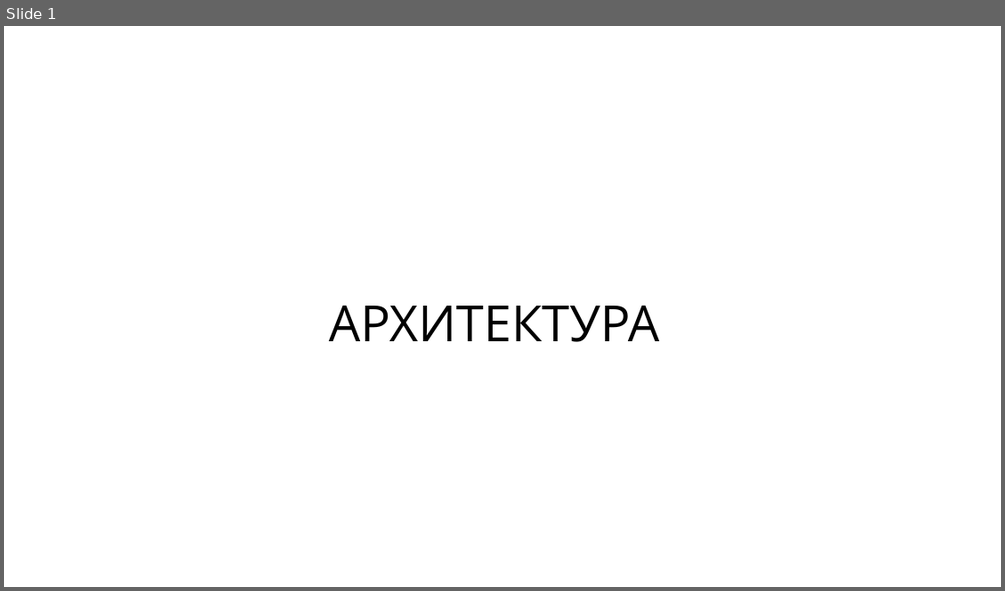
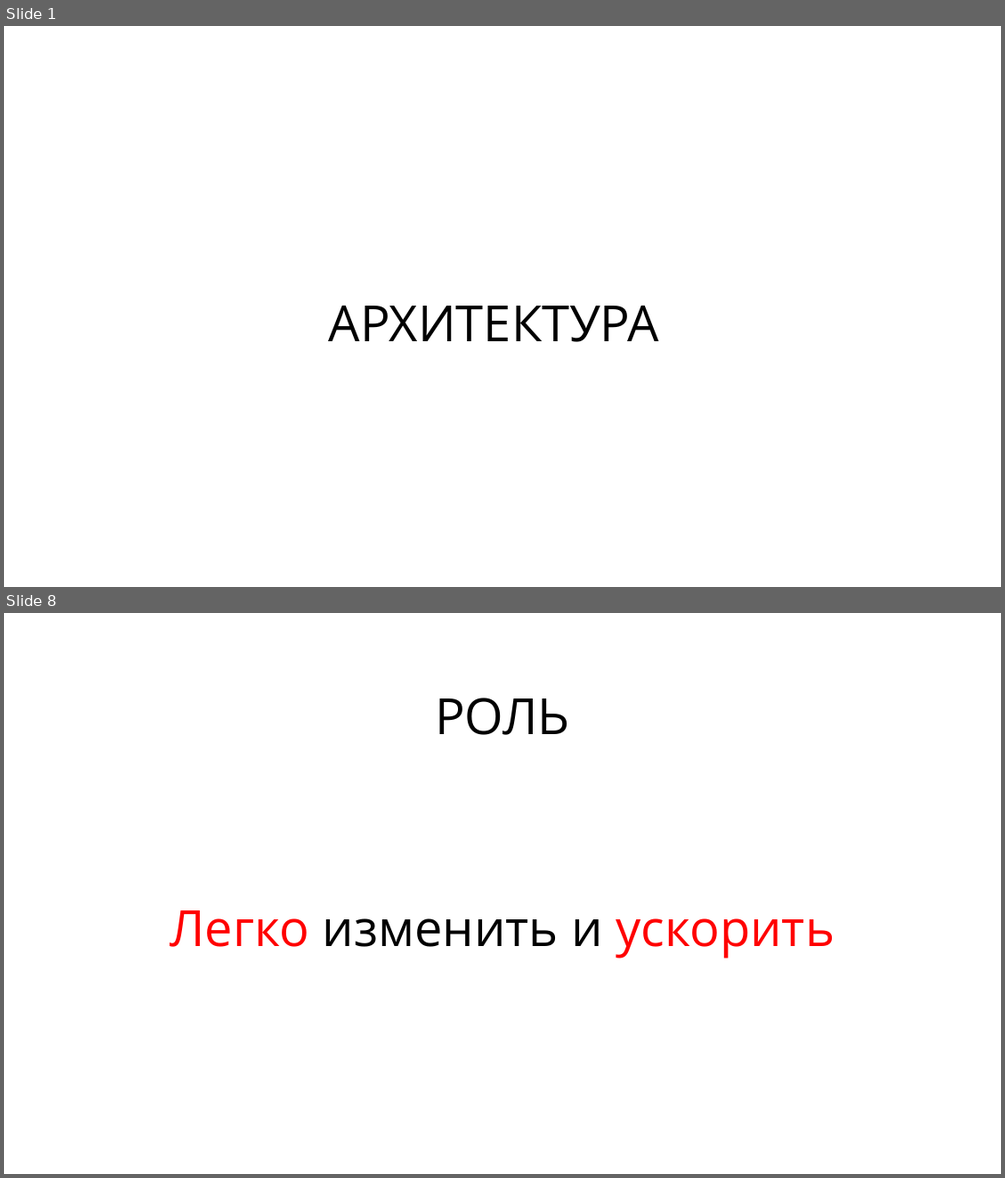
Before and after one commit to rkhaimov/brain-gym, a slide deck: Презентация.pptx. Shown one above the other, each under a label of ours: slide 1 before the commit, slides 1 and 8 after it; the slides between them are not shown. The pictures are 1005x591 and 1005x1178 pixels, drawn with LibreOffice and Linux fonts; fonts in the diff are those of the drawing. Boxes give left, top, right and bottom in pixels: in the first picture for what was removed or moved away, otherwise in the second. Text is boxed around its words. In the diff, an @@ line names an element or a change of style, - is before the commit and + after.

```diff
--- a/Презентация.pptx
+++ b/Презентация.pptx
@@ slide 8 added at (x1=4, y1=613, x2=1001, y2=1174), background #FFFFFF @@
@@ text added at (x1=435, y1=698, x2=570, y2=735), 48 pt, text #000000 @@
+РОЛЬ
@@ text added at (x1=170, y1=910, x2=834, y2=958), 48 pt, text #FF0000 @@
+Легко изменить и ускорить
```
Also in this commit, not shown: 22 other slides added, 2 slides removed.
